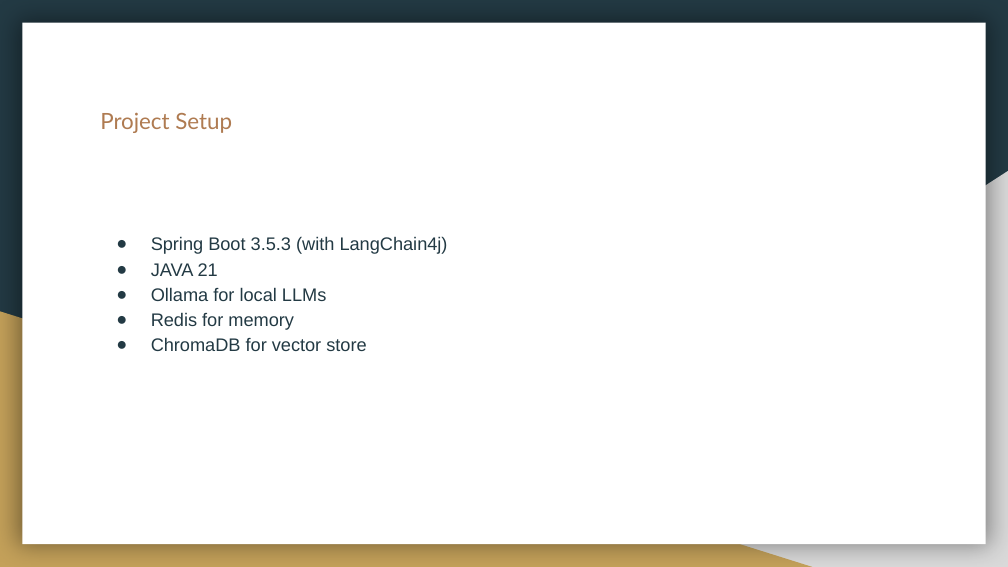
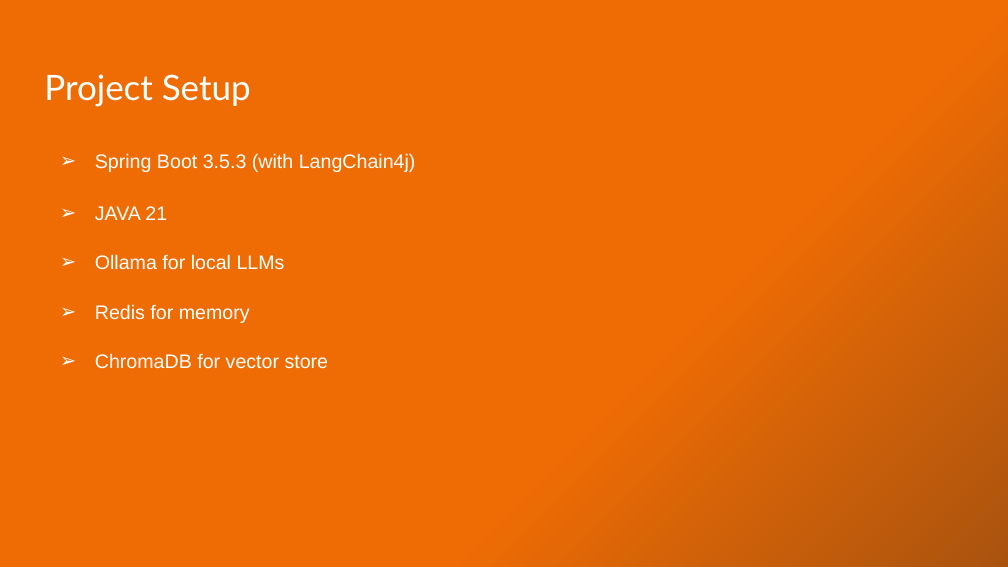
Before and after one commit to xkondix/aiSandbox-JAVA-SPIRNG, a slide deck: slide 4 of assets/LangChain4j with Spring Boot.pptx (slide 5 before the commit). Drawn at 1008x567 pixels with LibreOffice and Linux fonts; fonts in the diff are those of the drawing. Boxes give left, top, right and bottom in pixels: in the first picture for what was removed or moved away, otherwise in the second. Text is boxed around its words. In the diff, an @@ line names an element or a change of style, - is before the commit and + after.

```diff
--- a/assets/LangChain4j with Spring Boot.pptx
+++ b/assets/LangChain4j with Spring Boot.pptx
@@ background #233A44 to gradient #EF6C04 to #A9530F @@
@@ rectangle removed at [22, 23, 986, 544] @@
@@ title "Project Setup": place and size @@
-title "Project Setup" at [100, 112, 232, 133]
+title "Project Setup" at [44, 74, 251, 107]
@@ title "Project Setup" at [44, 74, 251, 107]: size 16 to 25 pt, text colour #AF7B51 to #FFFFFF @@
@@ text "Spring Boot 3.5.3 (with LangChain4j)": place and size @@
-text "Spring Boot 3.5.3 (with LangChain4j)" at [151, 237, 448, 351]
+text "Spring Boot 3.5.3 (with LangChain4j)" at [95, 153, 416, 369]
@@ text "Spring Boot 3.5.3 (with LangChain4j)" at [95, 153, 416, 369]: size 13 to 14 pt, text colour #233A44 to #FFFFFF; bullet ● to ➢; line spacing 1.15 to 1.5; more space between paragraphs; bullet colour #233A44 to #FFFFFF @@
@@ right triangle removed at [395, 171, 1008, 567] @@
@@ right triangle removed at [0, 311, 812, 567] @@
```
Also in this commit, not shown: 18 other slides changed, 21 slides added, 7 slides removed, 8 other files.
